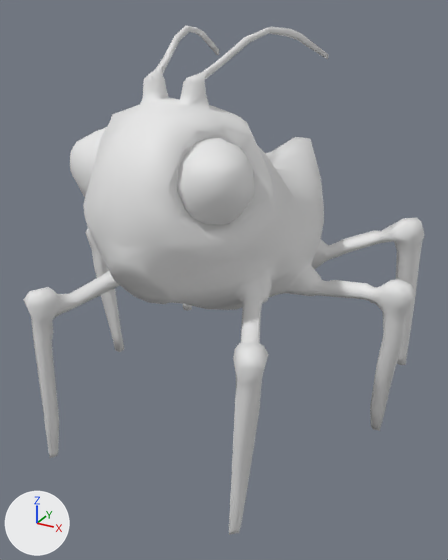
An edit to the FBX model Assets/Models/Enemy_Aphid.fbx, drawn before and after from the same camera.
One viewpoint serves both versions: a 50 mm lens placed at (0.799, -1.529, 0.627), pointed at (0.005, -0.086, -0.094). The axes (+X, +Y, +Z) are drawn at lower left. The lights are the same throughout. Where no turn or scale is listed for an object, it has been applied to the vertices.

The older version as bpy lines, for what is in view:
```python
me_aphidbody_low = bpy.data.meshes.new('AphidBody_Low')
me_aphidbody_low.from_pydata(...)  # 973 vertices, 1946 faces; spans x -0.531..0.531, y -0.562..0.515, z -0.51..0.585
me_aphidbody_low.materials.append(mat_material_001)  # white #e7e7e7
me_aphideye_low = bpy.data.meshes.new('AphidEye_Low')
me_aphideye_low.from_pydata(...)  # 340 vertices, 672 faces; spans x -0.233..0.227, y -0.094..0.098, z -0.095..0.094
me_aphideye_low.materials.append(mat_material_001)  # white #e7e7e7
ob_aphidbody_low = bpy.data.objects.new('AphidBody_Low', me_aphidbody_low)
ob_aphidbody_low.location = (0.0, 0.0, 0.0)
ob_aphideye_low = bpy.data.objects.new('AphidEye_Low', me_aphideye_low)
ob_aphideye_low.location = (0.003, -0.378, 0.278)
```
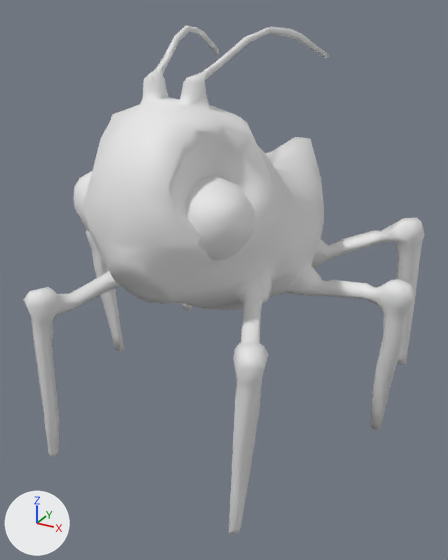
The newer file is also turned or shifted as a whole; pictures and numbers use the older file's frame.

Where the change shows, as pixel boxes [x1, y1, x2, y2] in the pictures (448 x 560 px):
'AphidEye_Low', moved: before [70, 127, 254, 225]; after [74, 171, 253, 260]

The change, as a list of edits to the scene's bpy script:
```text
Change ob_aphideye_low:
    ob_aphideye_low.location: (0.003, -0.378, 0.278) -> (0.003, -0.378, 0.192)
```
